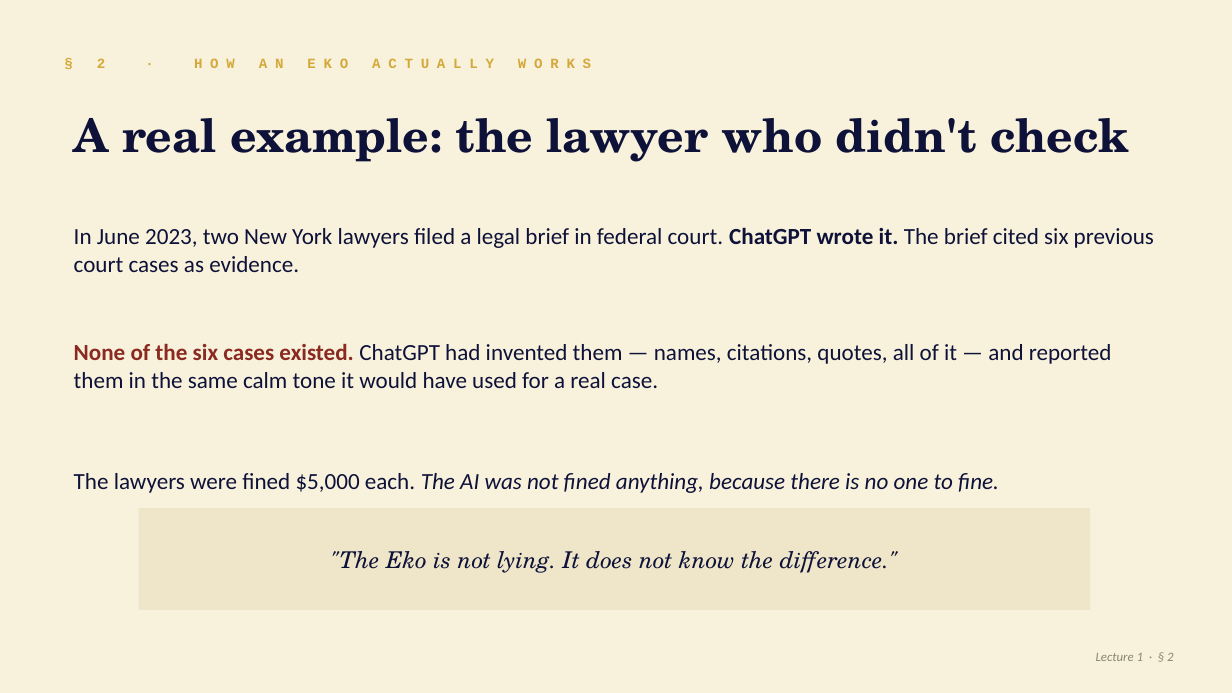
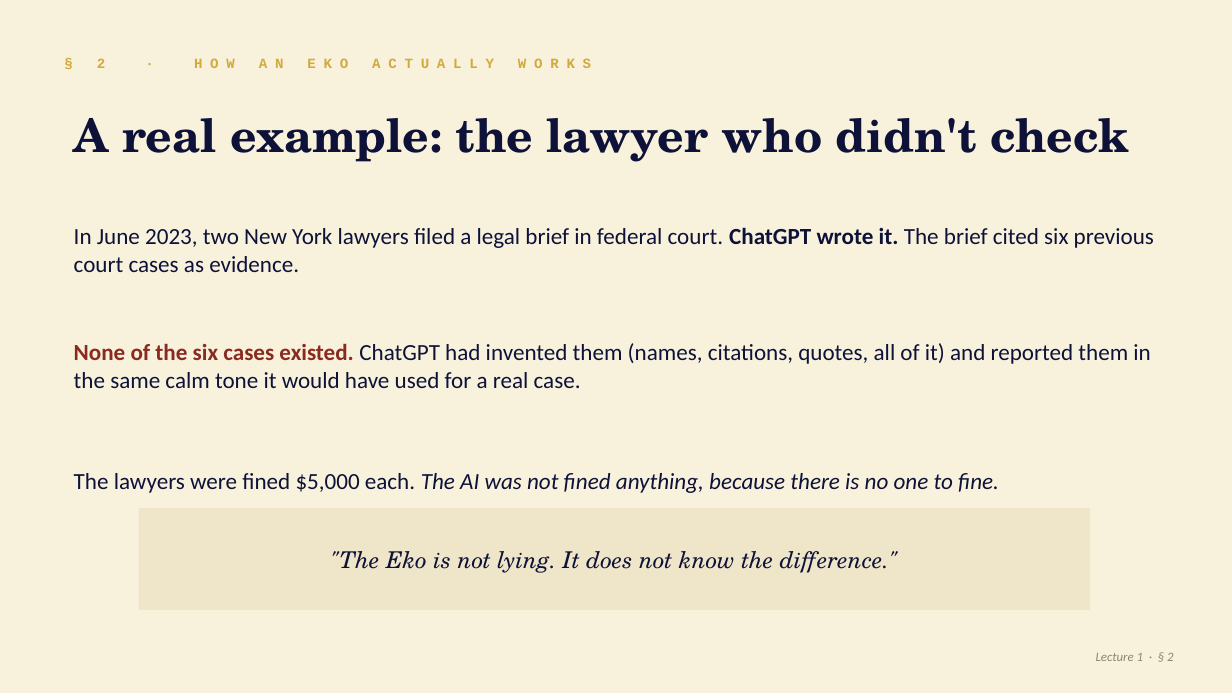
Before and after one commit to DerekSleepfield/webs-aight, a slide deck: slide 9 of assets/introduction-to-bobology.pptx. Drawn at 1232x693 pixels with LibreOffice and Linux fonts; fonts in the diff are those of the drawing. Boxes give left, top, right and bottom in pixels: in the first picture for what was removed or moved away, otherwise in the second. Text is boxed around its words. In the diff, an @@ line names an element or a change of style, - is before the commit and + after.

Commit message:
bobology lecture 1: deck audit + Lecture/Lesson reconciliation
assets/introduction-to-bobology.pptx + .pdf:
- Fixed "Bobbology" -> "Bobology" typo on slide 1 title (one-B
  discipline rule); kicker stayed "BOBOLOGY".
- Cleaned 8 splice em-dashes across slides 3, 5, 6, 9, 13, 15.
  Decision Gate headline on slide 15 now uses commas, not em-dashes,
  around "not the AI". Visual weight preserved.
- Synced slide 8 (How an Eko Works) prose with the cleaned L1.html
  Science section: varied openers across 4 bullets to break up the
  "It is... It is... It has..." anaphora pile-up.
- Synced slide 12 (memory) bullet 3: em-dash splice replaced with
  two clean sentences matching the lesson's voice.
- PDF regenerated via LibreOffice from the edited pptx.

introduction-to-bobology.html:
- Renamed "Lecture I" -> "Lesson 1" in browser title, kicker, and
  both colophons. Long-form lessons now consistently use "Lesson N"
  (matching L2-L5); slide deck retains "Lecture N" branding.
- Browser title format brought into line with L3-L5 pattern:
  "Lesson 1: Introduction to Bobology - Derek Wakefield".
- "Subsequent lectures" -> "Subsequent lessons" in the Science
  colophon for the same reason.

presentations/bobology/2026-05-09-introduction-to-bobology.qmd:
- Em-dash splice in description -> colon.

```diff
--- a/assets/introduction-to-bobology.pptx
+++ b/assets/introduction-to-bobology.pptx
@@ text at (74, 343, 1150, 388): text changed @@
-None of the six cases existed. ChatGPT had invented them — names, citations, quotes, all of it — and reported them in the same calm tone it would have used for a real case.
+None of the six cases existed. ChatGPT had invented them (names, citations, quotes, all of it) and reported them in the same calm tone it would have used for a real case.
```
Also in this commit, not shown: 8 other slides changed, 3 other files.
